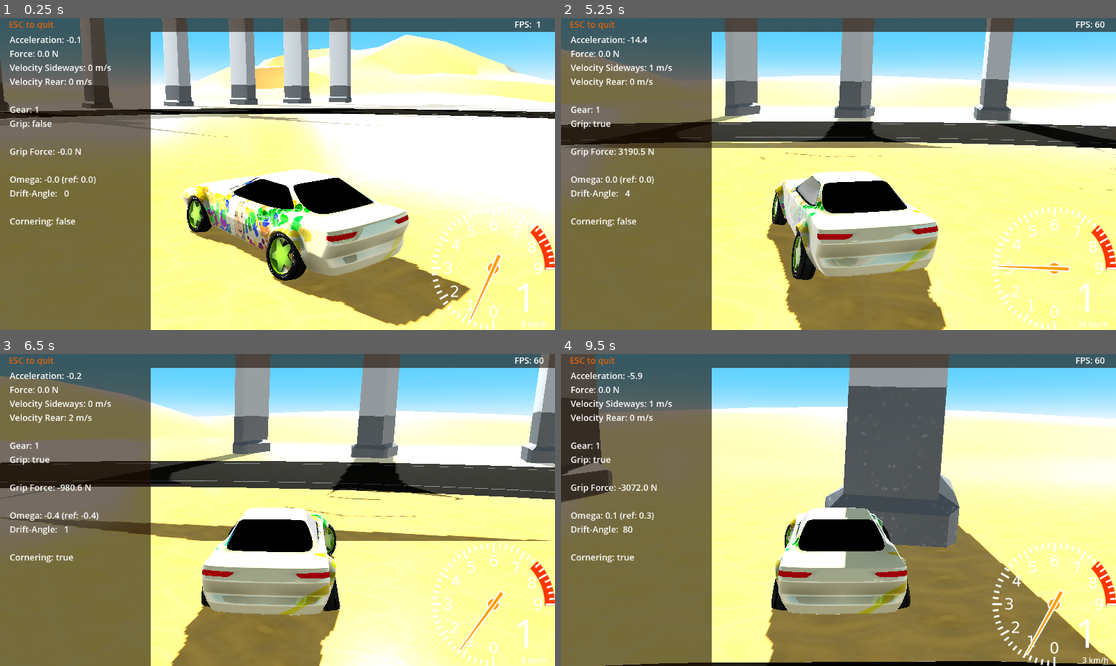
Above: before the commit, frames 1-4 (two rows, left to right).
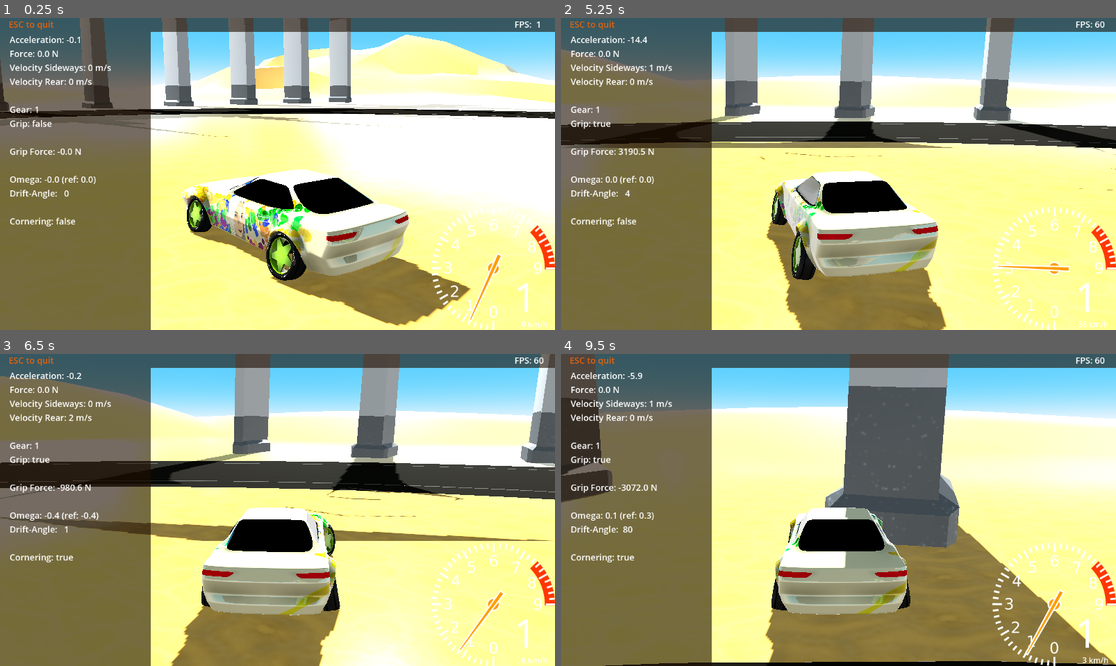
Above: after the commit, the same moments.

Repository: tomaga-dev/DriftCarG4
Game: Godot game, scene res://Scenes/Start.tscn
Two runs of this game, one before a commit and one after it. Both use one fixed random seed, a clock stepped at 60 frames per second and the inputs below.
Inputs:
- Up to frame 1 (0.25 s): no input
- Up to frame 2 (5.25 s): hold Right (controller_right) 0.53-1.28 s; hold Down (controller_brake) 1.28-2.03 s; hold Right (controller_right) 2.03-2.78 s; hold Up (controller_accelerate) 2.78-3.53 s; hold Left (controller_left) 3.53-5.03 s; hold Down (controller_brake) from 5.03 s (still down)
- Up to frame 3 (6.5 s): release Down (controller_brake) at 5.78 s; hold Right (controller_right) from 5.78 s (still down)
- Up to frame 4 (9.5 s): release Right (controller_right) at 6.53 s; hold Up (controller_accelerate) 6.53-7.28 s; hold Right (controller_right) 7.28-8.03 s; hold Down (controller_brake) 8.03-8.78 s; hold Left (controller_left) from 8.78 s (still down)

The runs differ from the first frame. In frame 1, 0.2% of the frame differs, in the area x 33-66%, y 54-86%; in frame 2, less than 0.1%; in frame 3, less than 0.1%; in frame 4, less than 0.1%.

Commit message:
The computation of the steering angle has been fixed

Diff:
--- a/Drift Car/Scenes/VehicleController/VehicleController.gd
+++ b/Drift Car/Scenes/VehicleController/VehicleController.gd
@@ -116,6 +116,7 @@
 		else:
 			drift_controller.reset()
 			grip_force = grip_controller.reset()
+			steering = asin(wheelbase / turn_radius)
 			control_omega(delta, vehicle_velocity_magnitude, omega_max_drift, 3)
 			apply_drift_force(vehicle_rotation)
 	if driver.did_accelerate:
--- a/Drift Car/Scenes/VehicleController/WheelController/WheelController.gd
+++ b/Drift Car/Scenes/VehicleController/WheelController/WheelController.gd
@@ -77,6 +77,8 @@
 		steering_rotation = steering_rotation.slerp(wanted_steering_rotation, 6 * delta)
 		steering_rotation = steering_rotation.normalized()
 	else:
-		steering_rotation = Quaternion(Vector3.UP, steering_angle)
+		wanted_steering_rotation = Quaternion(Vector3.UP, steering_angle)
+		steering_rotation = steering_rotation.slerp(wanted_steering_rotation, 6 * delta)
+		steering_rotation = steering_rotation.normalized()
 	var wheel_rotation = steering_rotation * camber_rotation * movement_rotation
 	wheel.transform.basis = Basis(wheel_rotation)
